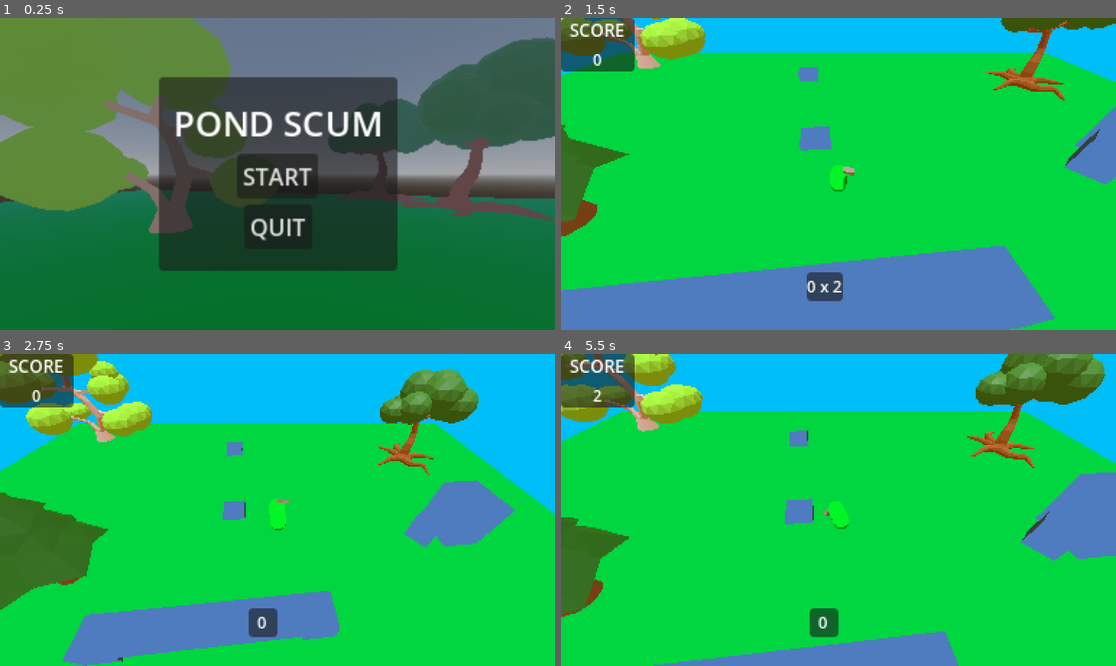
Above: before the commit, frames 1-4 (two rows, left to right).
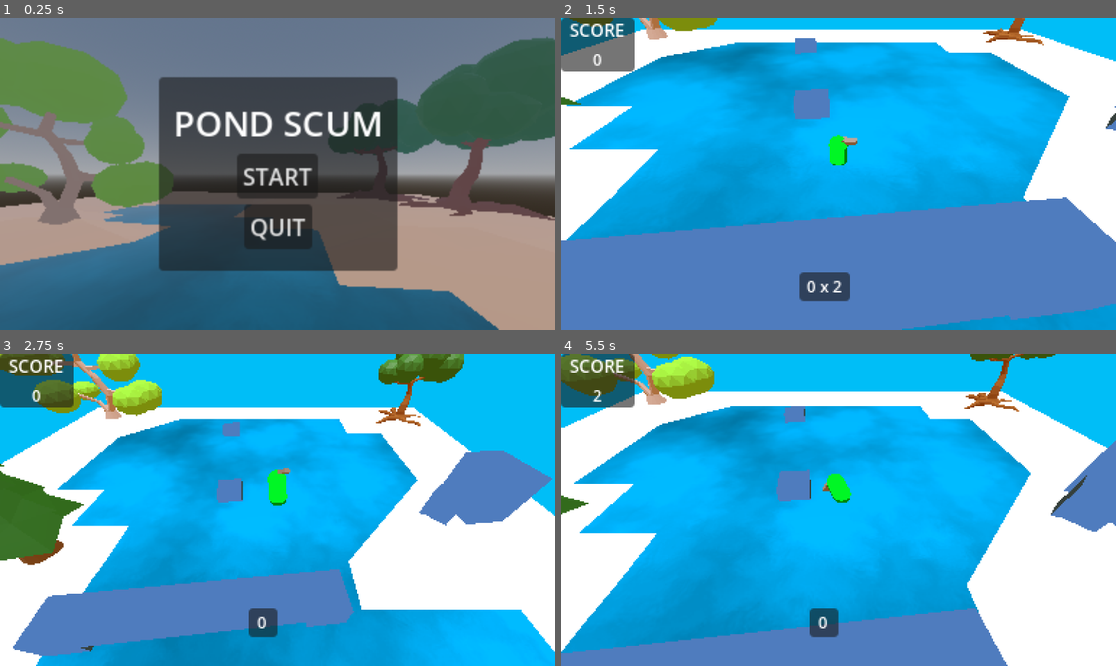
Above: after the commit, the same moments.

Repository: nschwei/PondScum
Game: Godot game, scene res://Scenes/MainMenu.tscn
Two runs of this game, one before a commit and one after it. Both use one fixed random seed, a clock stepped at 60 frames per second and the inputs below.
Inputs (mouse positions are in pixels of both pictures, inside the frame that each line leads up to):
- Up to frame 1 (0.25 s): no input
- Up to frame 2 (1.5 s): click "START" at 0.5 s; move the mouse to (960, 158) at 1.27 s; press the mouse at (960, 158) at 1.28 s; hold D (move_right) from 1.28 s (still down)
- Up to frame 3 (2.75 s): tap Space (jump) at 1.52, 2.27 s; move the mouse to (166, 525) at 2.02 s; release D (move_right) at 2.03 s; release the mouse at (166, 525) at 2.03 s; hold S (move_back) from 2.03 s (still down); click (166, 525) at 2.1 s
- Up to frame 4 (5.5 s): move the mouse to (894, 441) at 2.77 s; release S (move_back) at 2.78 s; press the mouse at (894, 441) at 2.78 s; hold D (move_right) 2.78-3.53 s; move the mouse to (810, 572) at 3.52 s; release the mouse at (810, 572) at 3.53 s; hold W (move_forward) 3.53-4.28 s; click (810, 572) at 3.6 s; tap Space (jump) at 3.77, 4.52, 5.27 s; move the mouse to (1005, 556) at 4.27 s; press the mouse at (1005, 556) at 4.28 s; hold A (move_left) from 4.28 s (still down); move the mouse to (672, 463) at 5.02 s; release the mouse at (672, 463) at 5.03 s; click (672, 463) at 5.1 s

The runs differ from the first frame. In frame 1, 55% of the frame differs, in the area x 0-100%, y 0-100%; in frame 2, 80%; in frame 3, 77%; in frame 4, 87%.

Commit message:
water I guess

Diff:
--- a/Materials/grass.tres
+++ b/Materials/grass.tres
@@ -2,5 +2,5 @@
 
 [resource]
 diffuse_mode = 3
-albedo_color = Color(4.76494e-06, 0.740247, 0.241786, 1)
+albedo_color = Color(4.83714e-06, 0.644642, 0.206107, 1)
 roughness = 0.0
--- /dev/null
+++ b/Materials/water.tres
@@ -0,0 +1,7 @@
+[gd_resource type="ShaderMaterial" load_steps=2 format=3 uid="uid://mjdi7chfsyxq"]
+
+[ext_resource type="Shader" path="res://Shader/water.gdshader" id="1_4xkvb"]
+
+[resource]
+render_priority = 0
+shader = ExtResource("1_4xkvb")
--- /dev/null
+++ b/Materials/water2.tres
@@ -0,0 +1,20 @@
+[gd_resource type="StandardMaterial3D" load_steps=4 format=3 uid="uid://b8bitd1ep6opn"]
+
+[sub_resource type="Gradient" id="Gradient_pi2uw"]
+offsets = PackedFloat32Array(0.166667, 0.857143)
+
+[sub_resource type="FastNoiseLite" id="FastNoiseLite_pmxda"]
+noise_type = 2
+frequency = 0.0072
+domain_warp_enabled = true
+
+[sub_resource type="NoiseTexture2D" id="NoiseTexture2D_bamek"]
+invert = true
+normalize = false
+color_ramp = SubResource("Gradient_pi2uw")
+noise = SubResource("FastNoiseLite_pmxda")
+
+[resource]
+albedo_color = Color(0.00392157, 0.647059, 1, 0.513726)
+albedo_texture = SubResource("NoiseTexture2D_bamek")
+roughness = 0.0
--- a/Scenes/GreyBox.tscn
+++ b/Scenes/GreyBox.tscn
@@ -1,13 +1,13 @@
-[gd_scene load_steps=17 format=3 uid="uid://bg3b0na8xx75u"]
-
-[ext_resource type="Material" uid="uid://cj8esijty2q1e" path="res://Materials/GeryBoxMat.tres" id="1_kdowq"]
+[gd_scene load_steps=16 format=3 uid="uid://bg3b0na8xx75u"]
+
 [ext_resource type="Script" path="res://Scripts/Game_Manager.gd" id="1_q4rcx"]
+[ext_resource type="PackedScene" uid="uid://bcvrut54icqww" path="res://Models/groundPondScum.glb" id="2_7tvl6"]
 [ext_resource type="PackedScene" uid="uid://bq8s650jq4518" path="res://EnvironObj/GreyBoxWall.tscn" id="2_50knn"]
-[ext_resource type="Material" uid="uid://bw0vneyij3v8" path="res://Materials/grass.tres" id="2_g4468"]
 [ext_resource type="PackedScene" uid="uid://dkw6i4na6714r" path="res://PlayerObj/Player.tscn" id="3_aeydj"]
 [ext_resource type="Material" uid="uid://cmwx3qnv1o0sv" path="res://Materials/pixel_shader_mat.tres" id="6_0ophq"]
 [ext_resource type="PackedScene" uid="uid://dpgt8hkv8yfnt" path="res://EnvironObj/InvisWall.tscn" id="6_ljlob"]
 [ext_resource type="Script" path="res://Scripts/CanvasLayer.gd" id="7_ykbr5"]
+[ext_resource type="Material" uid="uid://b8bitd1ep6opn" path="res://Materials/water2.tres" id="8_l20h3"]
 [ext_resource type="PackedScene" uid="uid://bwfm5jeuxsivq" path="res://Models/Pine.glb" id="9_6i2to"]
 [ext_resource type="PackedScene" uid="uid://c25wnipfj4opv" path="res://Models/BirchTree.glb" id="10_6hgrr"]
 [ext_resource type="PackedScene" uid="uid://dxf4ifswrtvjr" path="res://Models/NormalTree.glb" id="11_lvhhp"]
@@ -25,9 +25,8 @@
 fog_density = 0.0
 fog_sky_affect = 0.645
 
-[sub_resource type="BoxMesh" id="BoxMesh_hqrv5"]
-
-[sub_resource type="BoxShape3D" id="BoxShape3D_1ma6f"]
+[sub_resource type="PlaneMesh" id="PlaneMesh_lv1hm"]
+material = ExtResource("8_l20h3")
 
 [sub_resource type="QuadMesh" id="QuadMesh_dpoee"]
 material = ExtResource("6_0ophq")
@@ -60,17 +59,8 @@
 
 [node name="Level" type="Node3D" parent="PixelView/SubViewport"]
 
-[node name="Floor" type="MeshInstance3D" parent="PixelView/SubViewport/Level"]
-transform = Transform3D(73.3482, 0, 0, 0, 0.2, 0, 0, 0, 62.123, 0, 0, 0)
-material_override = ExtResource("2_g4468")
-mesh = SubResource("BoxMesh_hqrv5")
-skeleton = NodePath("../../../..")
-surface_material_override/0 = ExtResource("1_kdowq")
-
-[node name="StaticBody3D" type="StaticBody3D" parent="PixelView/SubViewport/Level/Floor"]
-
-[node name="CollisionShape3D" type="CollisionShape3D" parent="PixelView/SubViewport/Level/Floor/StaticBody3D"]
-shape = SubResource("BoxShape3D_1ma6f")
+[node name="groundPondScum" parent="PixelView/SubViewport/Level" instance=ExtResource("2_7tvl6")]
+transform = Transform3D(3, 0, 0, 0, 2, 0, 0, 0, 3, 0.0426655, -0.770055, -0.0506592)
 
 [node name="Objects" type="Node3D" parent="PixelView/SubViewport/Level"]
 
@@ -81,7 +71,7 @@
 transform = Transform3D(2.46236, 0, 0.258198, 0, 1, 0, -0.245603, 0, 2.58864, 7.09223, 0.555329, 6.25297)
 
 [node name="GreyBoxWall5" parent="PixelView/SubViewport/Level/Objects" instance=ExtResource("2_50knn")]
-transform = Transform3D(2.46236, 0, 0.258198, 0, 1, 0, -0.245603, 0, 2.58864, -25.2871, 0.555327, -4.7737)
+transform = Transform3D(2.46236, 0, 0.258198, 0, 1, 0, -0.245603, 0, 2.58864, -25.2445, 0.502806, -4.68793)
 
 [node name="GreyBoxWall11" parent="PixelView/SubViewport/Level/Objects" instance=ExtResource("2_50knn")]
 transform = Transform3D(2.46236, 0, 0.258198, 0, 1, 0, -0.245603, 0, 2.58864, 4.14404, 0.0765788, 20.6062)
@@ -99,7 +89,7 @@
 transform = Transform3D(3.49017, 0, 0.42132, 0, 7.25339, 0, -0.34812, 0, 4.22407, 22.6125, 1.35774, -2.81156)
 
 [node name="GreyBoxWall12" parent="PixelView/SubViewport/Level/Objects" instance=ExtResource("2_50knn")]
-transform = Transform3D(3.49017, 0, 0.42132, 0, 7.25339, 0, -0.34812, 0, 4.22407, -17.6989, 1.35774, 21.1807)
+transform = Transform3D(3.49017, 0, 0.42132, 0, 7.25339, 0, -0.34812, 0, 4.22407, -22.4367, 1.35774, 25.9669)
 
 [node name="GreyBoxWall9" parent="PixelView/SubViewport/Level/Objects" instance=ExtResource("2_50knn")]
 transform = Transform3D(1.35896, 0, 1.47829, 0, 2.71185, 0, -1.17975, 0, 1.70286, 19.0946, 1.35774, -1.83946)
@@ -107,9 +97,25 @@
 [node name="GreyBoxWall3" parent="PixelView/SubViewport/Level/Objects" instance=ExtResource("2_50knn")]
 transform = Transform3D(17.4444, 0, 0.258198, 0, 1, 0, -1.73995, 0, 2.58864, -0.438513, 1.57158, 7.0041)
 
+[node name="Pine" parent="PixelView/SubViewport/Level/Objects" instance=ExtResource("9_6i2to")]
+transform = Transform3D(1, 0, 0, 0, 1, 0, 0, 0, 1, -14.4823, 5.1766, 2.34266)
+
+[node name="BirchTree" parent="PixelView/SubViewport/Level/Objects" instance=ExtResource("10_6hgrr")]
+transform = Transform3D(1.5, 0, 0, 0, 1.5, 0, 0, 0, 1.5, -24.6889, 6.54564, -25.884)
+
+[node name="NormalTree" parent="PixelView/SubViewport/Level/Objects" instance=ExtResource("11_lvhhp")]
+transform = Transform3D(1, 0, 0, 0, 1, 0, 0, 0, 1, 25.5366, 4.70364, -26.0444)
+
+[node name="WillowTree" parent="PixelView/SubViewport/Level/Objects" instance=ExtResource("12_ps1is")]
+transform = Transform3D(0.103227, 0, 0.994658, 0, 1, 0, -0.994658, 0, 0.103227, 25.2071, 7.21142, 25.4751)
+
+[node name="Water" type="MeshInstance3D" parent="PixelView/SubViewport/Level/Objects"]
+transform = Transform3D(29.5189, 0, 0, 0, 30, 0, 0, 0, 28.7471, 0, -0.645183, 0)
+mesh = SubResource("PlaneMesh_lv1hm")
+
 [node name="Player" parent="PixelView/SubViewport/Level" instance=ExtResource("3_aeydj")]
 unique_name_in_owner = true
-transform = Transform3D(1, 0, 0, 0, 1, 0, 0, 0, 1, 0, 3.02299, 0)
+transform = Transform3D(1, 0, 0, 0, 1, 0, 0, 0, 1, 0, 0.866235, 0)
 
 [node name="DirectionalLight3D" type="DirectionalLight3D" parent="PixelView/SubViewport/Level"]
 transform = Transform3D(0.388272, 0.920601, -0.0417079, -0.0180773, 0.0528586, 0.998438, 0.921368, -0.386912, 0.0371655, -4.73197, 8.81186, 0)
@@ -117,16 +123,16 @@
 [node name="Walls" type="Node3D" parent="PixelView/SubViewport/Level"]
 
 [node name="InvisWall" parent="PixelView/SubViewport/Level/Walls" instance=ExtResource("6_ljlob")]
-transform = Transform3D(7.60087, 0, 0, 0, 1, 0, 0, 0, 1, 0, 0, -30.4392)
+transform = Transform3D(7.60087, 0, 0, 0, 1, 0, 0, 0, 1, 0, 0, -30.0286)
 
 [node name="InvisWall2" parent="PixelView/SubViewport/Level/Walls" instance=ExtResource("6_ljlob")]
-transform = Transform3D(7.60087, 0, 0, 0, 1, 0, 0, 0, 1, 0, 0, 30.9317)
+transform = Transform3D(7.60087, 0, 0, 0, 1, 0, 0, 0, 1, 0, 0, 30.0198)
 
 [node name="InvisWall3" parent="PixelView/SubViewport/Level/Walls" instance=ExtResource("6_ljlob")]
-transform = Transform3D(-3.0598e-07, 0, 1, 0, 1, 0, -7, 0, -4.37114e-08, -36.8171, 0, -0.692869)
+transform = Transform3D(-3.0598e-07, 0, 1, 0, 1, 0, -7, 0, -4.37114e-08, -29.992, 0, -0.692869)
 
 [node name="InvisWall4" parent="PixelView/SubViewport/Level/Walls" instance=ExtResource("6_ljlob")]
-transform = Transform3D(-3.0598e-07, 0, 1, 0, 1, 0, -7, 0, -4.37114e-08, 36.9602, 3.8147e-06, -0.457014)
+transform = Transform3D(-3.0598e-07, 0, 1, 0, 1, 0, -7, 0, -4.37114e-08, 28.8853, 3.8147e-06, -0.457014)
 
 [node name="Outlines" type="MeshInstance3D" parent="PixelView/SubViewport"]
 extra_cull_margin = 16384.0
@@ -178,6 +184,8 @@
 
 [node name="MarginContainer" type="MarginContainer" parent="PixelView/SubViewport/CanvasLayer/CurrentScorePanel"]
 layout_mode = 2
+theme_override_constants/margin_left = 5
+theme_override_constants/margin_right = 5
 
 [node name="CurrentScore" type="Label" parent="PixelView/SubViewport/CanvasLayer/CurrentScorePanel/MarginContainer"]
 layout_mode = 2
@@ -224,18 +232,6 @@
 theme_override_font_sizes/font_size = 12
 text = "Quit"
 
-[node name="Pine" parent="." instance=ExtResource("9_6i2to")]
-transform = Transform3D(1, 0, 0, 0, 1, 0, 0, 0, 1, -14.4823, 5.1766, 2.34266)
-
-[node name="BirchTree" parent="." instance=ExtResource("10_6hgrr")]
-transform = Transform3D(1.5, 0, 0, 0, 1.5, 0, 0, 0, 1.5, -27.5026, 6.82729, -24.8562)
-
-[node name="NormalTree" parent="." instance=ExtResource("11_lvhhp")]
-transform = Transform3D(1, 0, 0, 0, 1, 0, 0, 0, 1, 24.0675, 5.07921, -18.103)
-
-[node name="WillowTree" parent="." instance=ExtResource("12_ps1is")]
-transform = Transform3D(0.103227, 0, 0.994658, 0, 1, 0, -0.994658, 0, 0.103227, 25.9899, 7.21142, 19.1261)
-
 [connection signal="score_points" from="PixelView/SubViewport/Level/Player" to="PixelView/SubViewport/CanvasLayer" method="_on_player_score_points"]
 [connection signal="trick_score" from="PixelView/SubViewport/Level/Player" to="PixelView/SubViewport/CanvasLayer" method="_on_player_trick_score"]
 [connection signal="pressed" from="PixelView/SubViewport/CanvasLayer/PausePanel/MarginContainer/VBoxContainer/Resume" to="PixelView/SubViewport/CanvasLayer" method="_on_resume_pressed"]
--- a/Scenes/MainMenu.tscn
+++ b/Scenes/MainMenu.tscn
@@ -1,10 +1,12 @@
-[gd_scene load_steps=12 format=3 uid="uid://doxqj5egoho01"]
+[gd_scene load_steps=15 format=3 uid="uid://doxqj5egoho01"]
 
 [ext_resource type="Script" path="res://Scripts/MainMenu.gd" id="1_13s00"]
 [ext_resource type="Material" uid="uid://bw0vneyij3v8" path="res://Materials/grass.tres" id="2_0pdq2"]
 [ext_resource type="PackedScene" uid="uid://c25wnipfj4opv" path="res://Models/BirchTree.glb" id="2_h7u34"]
 [ext_resource type="Material" uid="uid://cmwx3qnv1o0sv" path="res://Materials/pixel_shader_mat.tres" id="2_xhfgo"]
 [ext_resource type="PackedScene" uid="uid://dxf4ifswrtvjr" path="res://Models/NormalTree.glb" id="3_d5vt1"]
+[ext_resource type="PackedScene" uid="uid://bcvrut54icqww" path="res://Models/groundPondScum.glb" id="5_qgupi"]
+[ext_resource type="Material" uid="uid://b8bitd1ep6opn" path="res://Materials/water2.tres" id="6_q8ikx"]
 
 [sub_resource type="ProceduralSkyMaterial" id="ProceduralSkyMaterial_afray"]
 
@@ -27,6 +29,9 @@
 
 [sub_resource type="BoxMesh" id="BoxMesh_lnei3"]
 material = ExtResource("2_0pdq2")
+
+[sub_resource type="PlaneMesh" id="PlaneMesh_8bk5p"]
+material = ExtResource("6_q8ikx")
 
 [sub_resource type="Environment" id="Environment_uu8e6"]
 background_mode = 1
@@ -70,16 +75,24 @@
 
 [node name="PlaceholderGround" type="MeshInstance3D" parent="SubViewportContainer/SubViewport/World"]
 transform = Transform3D(27.2598, 0, 0, 0, 0.318677, 0, 0, 0, 20.3756, 0, 0, 0)
+visible = false
 mesh = SubResource("BoxMesh_lnei3")
 
 [node name="BirchTree" parent="SubViewportContainer/SubViewport/World" instance=ExtResource("2_h7u34")]
-transform = Transform3D(0.384493, 0, 0.319632, 0, 0.5, 0, -0.319632, 0, 0.384493, -2.49954, 2.41683, -0.493525)
+transform = Transform3D(0.384493, 0, 0.319632, 0, 0.5, 0, -0.319632, 0, 0.384493, -6.45885, 2.28203, -0.5492)
 
 [node name="NormalTree" parent="SubViewportContainer/SubViewport/World" instance=ExtResource("3_d5vt1")]
 transform = Transform3D(-0.261701, 0, -0.402384, 0, 0.48, 0, 0.402384, 0, -0.261701, 6.88211, 2.35865, -5.13415)
 
 [node name="NormalTree2" parent="SubViewportContainer/SubViewport/World" instance=ExtResource("3_d5vt1")]
 transform = Transform3D(0.5, 0, 0, 0, 0.5, 0, 0, 0, 0.5, 4.4349, 2.50777, -8.85094)
+
+[node name="groundPondScum" parent="SubViewportContainer/SubViewport/World" instance=ExtResource("5_qgupi")]
+transform = Transform3D(-0.990065, 0, -0.140607, 0, 1, 0, 0.140607, 0, -0.990065, -1.13663, -0.331804, -0.331917)
+
+[node name="Water" type="MeshInstance3D" parent="SubViewportContainer/SubViewport/World"]
+transform = Transform3D(8.74043, 0, 2.02049, 0, 20, 0, -1.46892, 0, 12.0224, 0, -0.469184, 0)
+mesh = SubResource("PlaneMesh_8bk5p")
 
 [node name="MainMenu" type="CanvasLayer" parent="SubViewportContainer/SubViewport"]
 script = ExtResource("1_13s00")
--- /dev/null
+++ b/Shader/water.gdshader
@@ -0,0 +1,25 @@
+shader_type spatial;
+render_mode unshaded;
+
+uniform sampler2D screen_texture : source_color, hint_screen_texture, filter_nearest;
+
+uniform sampler2D noise;
+uniform vec3 color;
+uniform float mix_amount = 0.5;
+
+void vertex() {
+
+}
+
+void fragment() {
+	// Called for every pixel the material is visible on.
+	//vec3 original = texture(screen_texture, SCREEN_UV).rgb;
+	vec3 noise_col = texture(noise, SCREEN_UV).rgb;
+	vec3 color_mix = mix(color, noise_col, mix_amount);
+	ALBEDO = color_mix;
+}
+
+//void light() {
+	// Called for every pixel for every light affecting the material.
+	// Uncomment to replace the default light processing function with this one.
+//}
Binary file added: Models/groundPondScum.glb
Not shown, added: Models/groundPondScum.glb.import
Not shown, added: Models/groundPondScum_WqZgV65A.png.import
